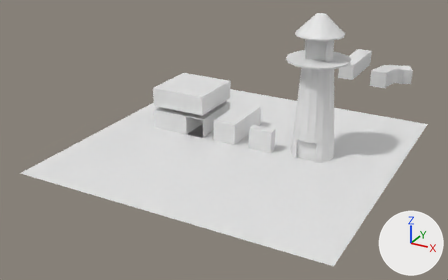
The glTF model asset/map04.glb: old version first, new version second.
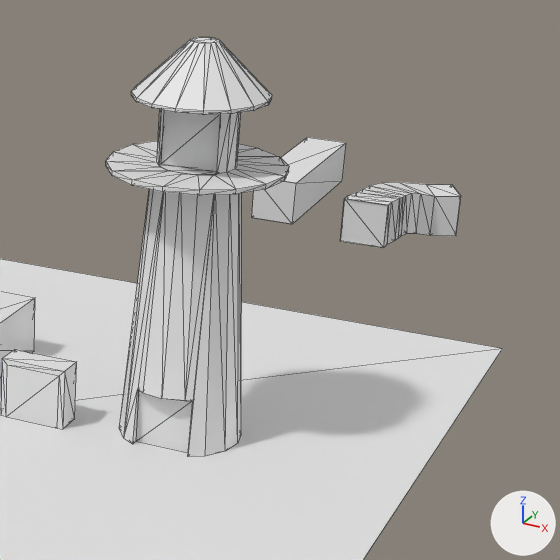
Old and new are each drawn whole from a 50 mm lens placed at (25.8, -50.6, 25.6), pointed at (-4.1, 3.9, -1.6) and again close up on the part from 55% to 100% of the width and 0% to 71% of the height. Every picture has the same lights, and +X, +Y and +Z are marked at lower right. The close-ups show mesh edges as thin lines. Where no turn or scale is listed for an object, it has been applied to the vertices. Vertices at the same position are counted once.

The first close-up shows 'mesh_long', 'mesh_short', 'mesh_tower', 'portal_main_mainshort1_short_short1', 'portal_main_maintower1_tower_tower1', 'portal_main_maintower2_tower_tower2', 'portal_short_short1_main_mainshort1', 'portal_tower_tower1_main_maintower1', 'world_main', 'world_short', 'world_tower'.
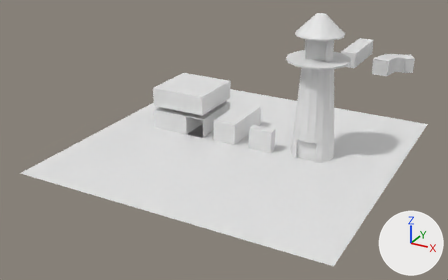
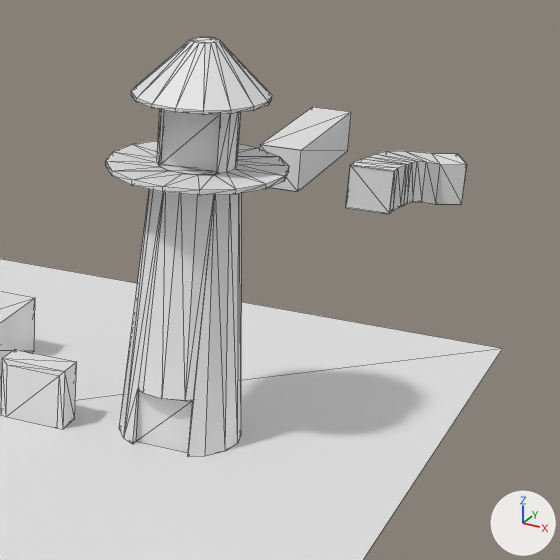
Where the newer file only moved an object's origin or applied its transform, the numbers keep the older frame.

Pixel boxes [x1, y1, x2, y2] of what changed, in the close-ups (560 x 560 px):
'world_tower', mesh moved
    before: [340, 182, 461, 248]
    after: [346, 151, 467, 214]
'world_short', mesh moved
    before: [281, 137, 346, 223]
    after: [260, 107, 351, 191]
'portal_tower_tower1_main_maintower1', moved
    before: [341, 199, 389, 248]
    after: [346, 165, 395, 214]
'portal_short_short1_main_mainshort1', moved
    before: [252, 181, 296, 224]
    after: [260, 145, 301, 192]

The change in detail:
me_cube_020 has 8 vertices, 8 faces and spans x 1.0..3.0, y 26.0..34.0, z 0.0..2.0.
me_cube_020 is used by ob_world_short; location (0.0, 0.0, 0.0).
me_cube_020 part 1: the whole mesh is moved by (0.0, 0.41, 1.47).
me_cube_001 has 36 vertices, 64 faces and spans x 5.47..9.17, y 24.69..34.65, z -1.58..2.0.
me_cube_001 is used by ob_world_tower; location (0.0, 0.0, 0.0).
me_cube_001 part 2: the whole mesh is moved by (0.0, 0.41, 1.47).
Object 'portal_short_short1_main_mainshort1' (ob_portal_short_short1_main_mainshort1) moves from (2.0, 26.0, 1.0) to (2.0, 26.41, 2.47).
Object 'portal_tower_tower1_main_maintower1' (ob_portal_tower_tower1_main_maintower1) moves from (6.68, 24.73, 1.0) to (6.68, 25.15, 2.47).
Object 'portal_tower_tower2_main_maintower2' (ob_portal_tower_tower2_main_maintower2) moves from (8.71, 33.75, -0.57) to (8.71, 34.16, 0.9).
